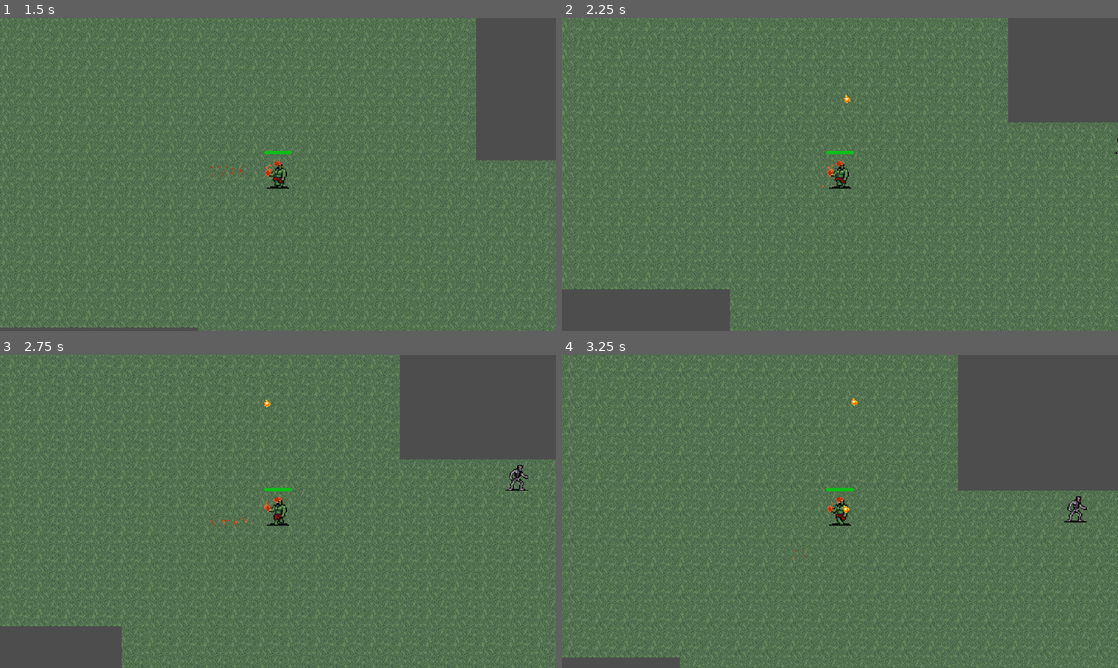
Above: before the commit, frames 1-4 (two rows, left to right).
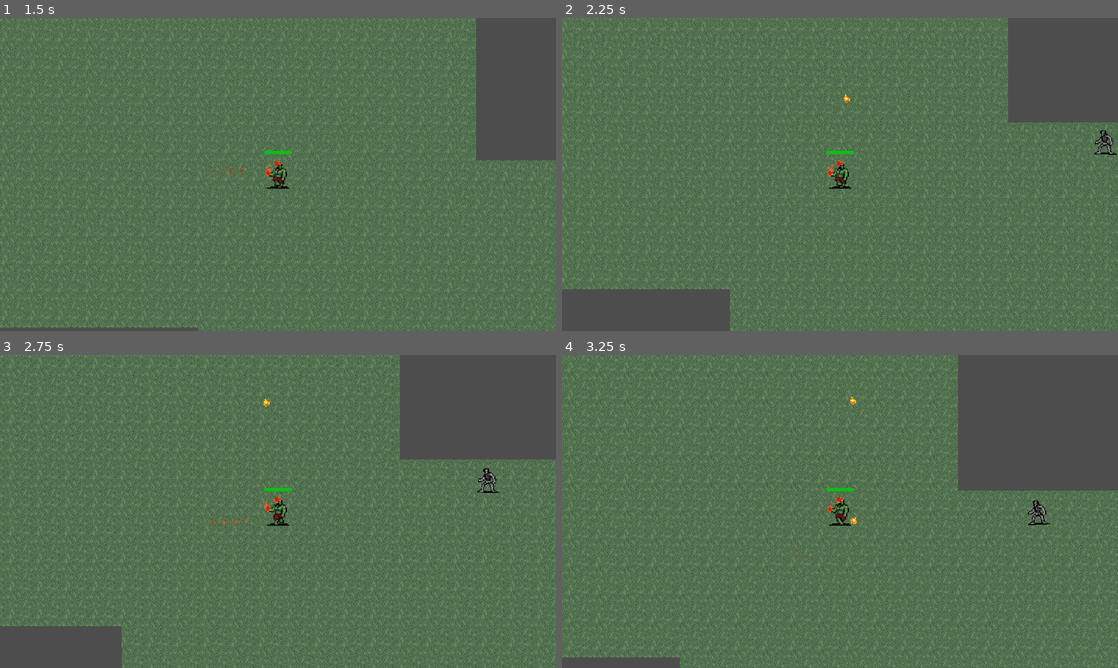
Above: after the commit, the same moments.

Repository: allanrrick/projeto-rogue
Game: Godot game, scene res://Scenes/scene.tscn
Two runs of this game, one before a commit and one after it. Both use one fixed random seed, a clock stepped at 60 frames per second and the inputs below.
Inputs:
- Up to frame 1 (1.5 s): tap Enter at 0.5 s; hold D (right) 0.53-1.28 s; tap Shift (dash) at 0.6, 1.35 s; hold S (down) from 1.28 s (still down)
- Up to frame 2 (2.25 s): release S (down) at 2.03 s; hold D (right) from 2.03 s (still down); tap Shift (dash) at 2.1 s
- Up to frame 3 (2.75 s): keep holding D (right)
- Up to frame 4 (3.25 s): release D (right) at 2.78 s; hold W (up) from 2.78 s (still down); tap Shift (dash) at 2.85 s

Frame 1 is identical in both runs. In frame 2, 0.2% of the frame differs, in the area x 50-100%, y 24-44%; in frame 3, 0.3%; in frame 4, 0.4%, in the area x 50-95%, y 13-55%.
Error before the commit: Parse Error: Unindent doesn't match the previous indentation level. (res://Enemies/base_enemy.gd:51)

Commit message:
fix: conflito de tab

Diff:
--- a/Enemies/base_enemy.gd
+++ b/Enemies/base_enemy.gd
@@ -48,7 +48,7 @@
 func _on_hurt_box_hurt(damage: Variant, angle: Variant, knockback_strength: Variant) -> void:
 	hp -= damage;
 	knockback = angle * knockback_strength
-  danoInimigo.play()
+	danoInimigo.play()
 	if hp <= 0:
 		danoInimigo.reparent(get_parent())
 		danoInimigo.finished.connect(danoInimigo.queue_free)
